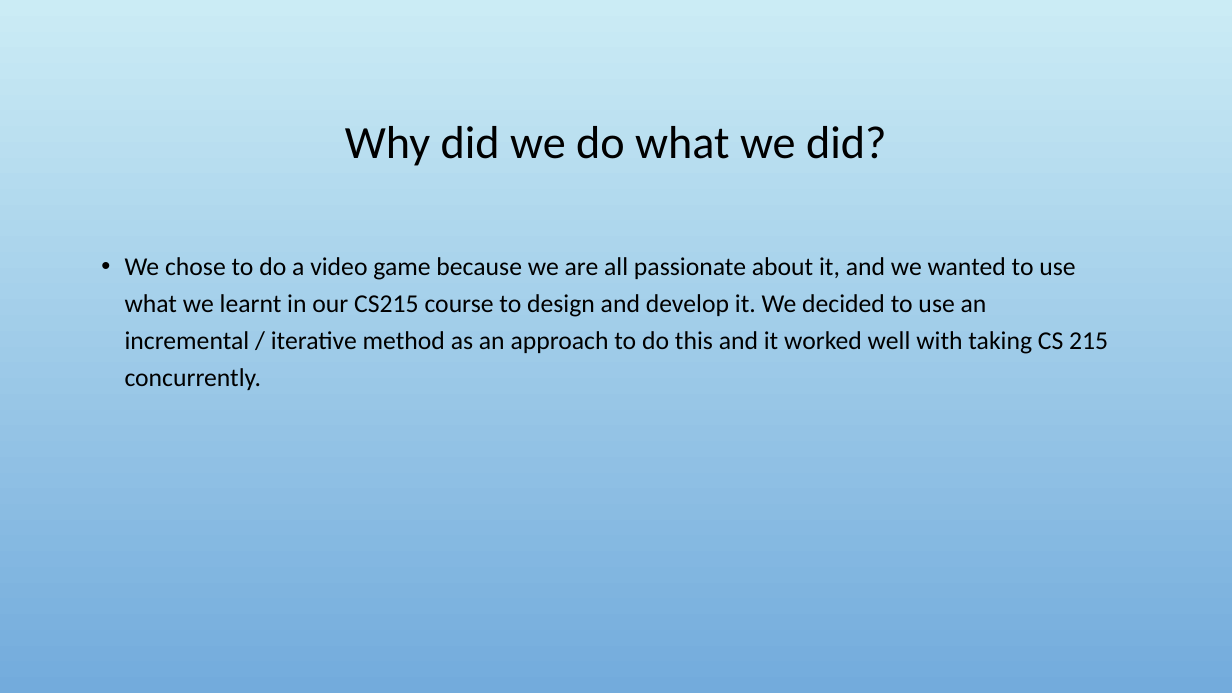
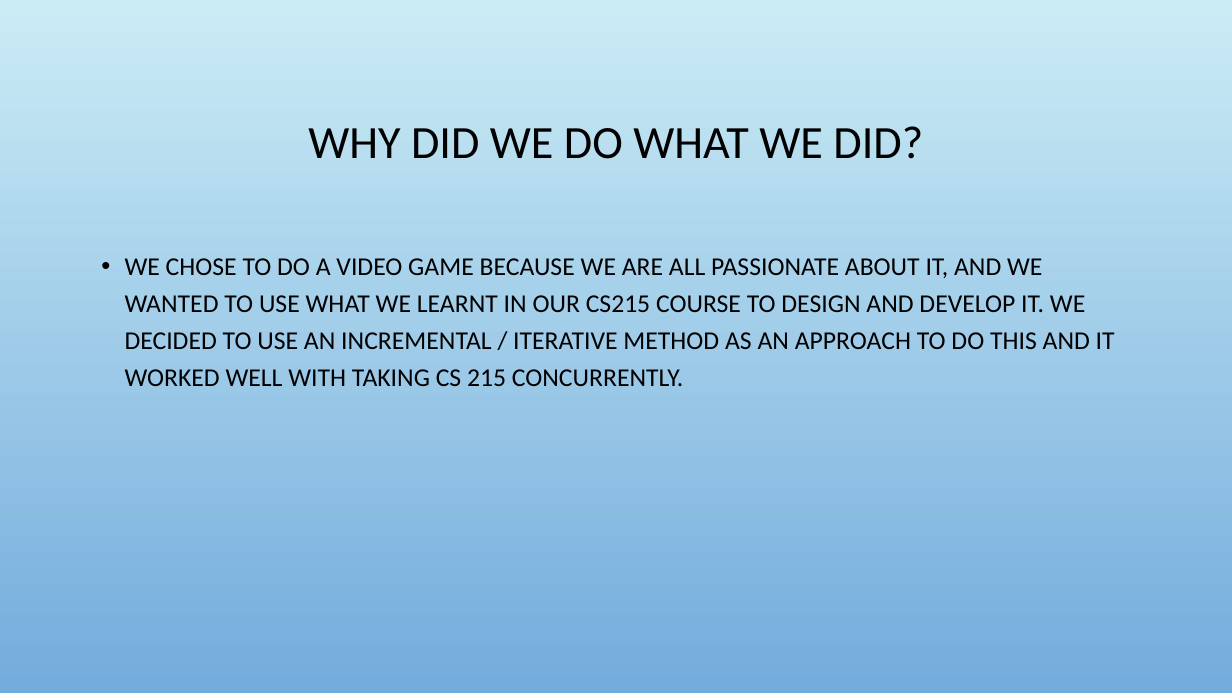
Before and after one commit to Jacobchapman99/ENSE-374-Group07-Project, a slide deck: slide 9 of Milestone4/Milestone 4.ppt. Drawn at 1232x693 pixels with LibreOffice and Linux fonts; fonts in the diff are those of the drawing; background and template pictures are left out. Boxes give left, top, right and bottom in pixels: in the first picture for what was removed or moved away, otherwise in the second. Text is boxed around its words. In the diff, an @@ line names an element or a change of style, - is before the commit and + after.

```diff
--- a/Milestone4/Milestone 4.ppt
+++ b/Milestone4/Milestone 4.ppt
@@ title at (x1=308, y1=126, x2=923, y2=159): text changed @@
-Why did we do what we did?
+WHY DID WE DO WHAT WE DID?
@@ text at (x1=125, y1=258, x2=1115, y2=386): text changed @@
-• We chose to do a video game because we are all passionate about it, and we wanted to use what we learnt in our CS215 course to design and develop it. We decided to use an incremental / iterative method as an approach to do this and it worked well with taking CS 215 concurrently.
+• WE CHOSE TO DO A VIDEO GAME BECAUSE WE ARE ALL PASSIONATE ABOUT IT, AND WE WANTED TO USE WHAT WE LEARNT IN OUR CS215 COURSE TO DESIGN AND DEVELOP IT. WE DECIDED TO USE AN INCREMENTAL / ITERATIVE METHOD AS AN APPROACH TO DO THIS AND IT WORKED WELL WITH TAKING CS 215 CONCURRENTLY.
```
Also in this commit, not shown: 18 other slides changed.
